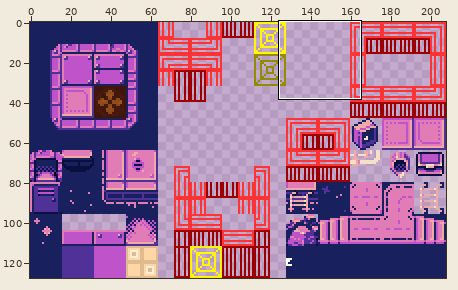
Sprite sheet: scr/Assets/pictures/CosmicLilac_Tiles.png. Above, an overview of the earlier version with the close-up marked.
Close-up. Earlier state:
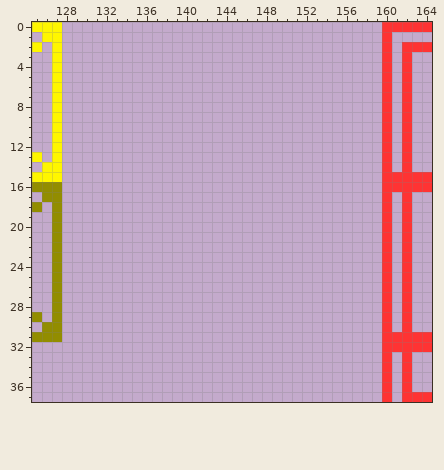
The file is 208x128 pixels. Colours within 5 levels of each other are drawn and written as one. Shown: x 125..164, y 0..37.
New version:
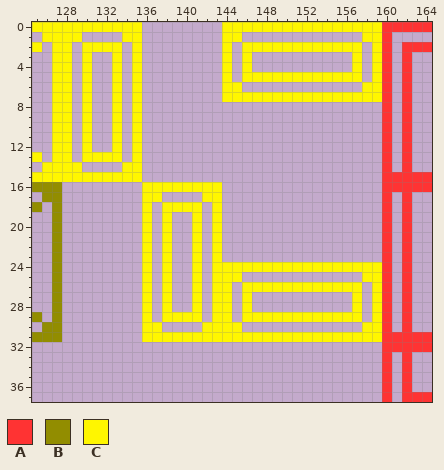
Palette (. is transparent): A #ff3333  B #928d00  C #fff600
Edits made:
y 0: x 128..135 ........ -> CCCCCCCC; x 144..159 ................ -> CCCCCCCCCCCCCCCC
y 1: x 128..129 .. -> CC; x 134..135 .. -> CC; x 144..145 .. -> CC; x 158..159 .. -> CC
y 2: x 128 . -> C; x 130..133 .... -> CCCC; x 135 . -> C; x 144 . -> C; x 146..157 ............ -> CCCCCCCCCCCC; x 159 . -> C
y 3..4: x 128 . -> C; x 130 . -> C; x 133 . -> C; x 135 . -> C; x 144 . -> C; x 146 . -> C; x 157 . -> C; x 159 . -> C
y 5: x 128 . -> C; x 130 . -> C; x 133 . -> C; x 135 . -> C; x 144 . -> C; x 146..157 ............ -> CCCCCCCCCCCC; x 159 . -> C
y 6: x 128 . -> C; x 130 . -> C; x 133 . -> C; x 135 . -> C; x 144..145 .. -> CC; x 158..159 .. -> CC
y 7: x 128 . -> C; x 130 . -> C; x 133 . -> C; x 135 . -> C; x 144..159 ................ -> CCCCCCCCCCCCCCCC
y 8..12: x 128 . -> C; x 130 . -> C; x 133 . -> C; x 135 . -> C
y 13: x 128 . -> C; x 130..133 .... -> CCCC; x 135 . -> C
y 14: x 128..129 .. -> CC; x 134..135 .. -> CC
y 15: x 128..135 ........ -> CCCCCCCC
y 16: x 136..143 ........ -> CCCCCCCC
y 17: x 136..137 .. -> CC; x 142..143 .. -> CC
y 18: x 136 . -> C; x 138..141 .... -> CCCC; x 143 . -> C
y 19..23: x 136 . -> C; x 138 . -> C; x 141 . -> C; x 143 . -> C
y 24: x 136 . -> C; x 138 . -> C; x 141 . -> C; x 143..159 ................. -> CCCCCCCCCCCCCCCCC
y 25: x 136 . -> C; x 138 . -> C; x 141 . -> C; x 143..145 ... -> CCC; x 158..159 .. -> CC
y 26: x 136 . -> C; x 138 . -> C; x 141 . -> C; x 143..144 .. -> CC; x 146..157 ............ -> CCCCCCCCCCCC; x 159 . -> C
y 27..28: x 136 . -> C; x 138 . -> C; x 141 . -> C; x 143..144 .. -> CC; x 146 . -> C; x 157 . -> C; x 159 . -> C
y 29: x 136 . -> C; x 138..141 .... -> CCCC; x 143..144 .. -> CC; x 146..157 ............ -> CCCCCCCCCCCC; x 159 . -> C
y 30: x 136..137 .. -> CC; x 142..145 .... -> CCCC; x 158..159 .. -> CC
y 31: x 136..159 ........................ -> CCCCCCCCCCCCCCCCCCCCCCCC
Boxes around the changes in both close-ups, in picture pixels (x1, y1, x2, y2):
added: (62, 22, 382, 342)
